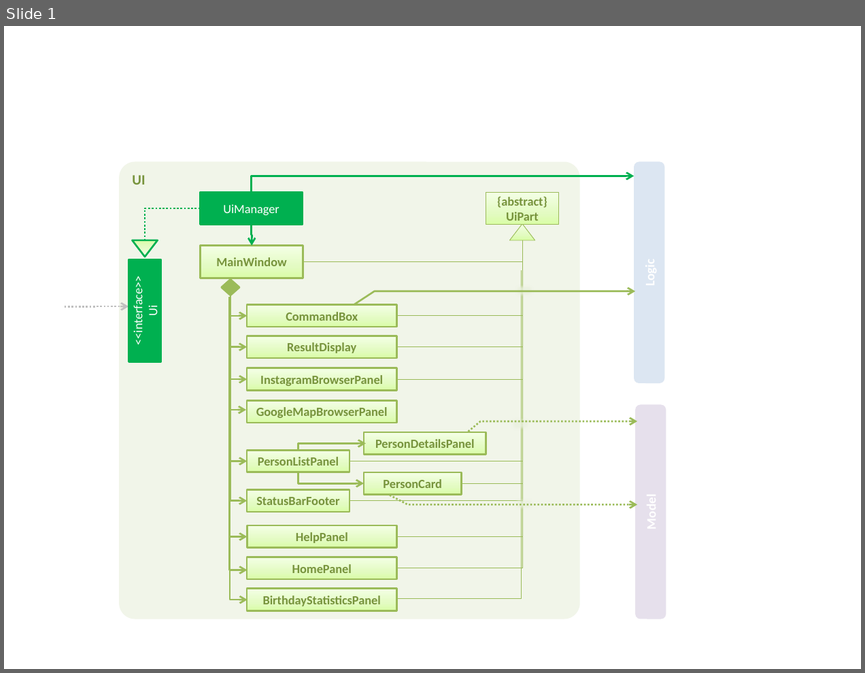
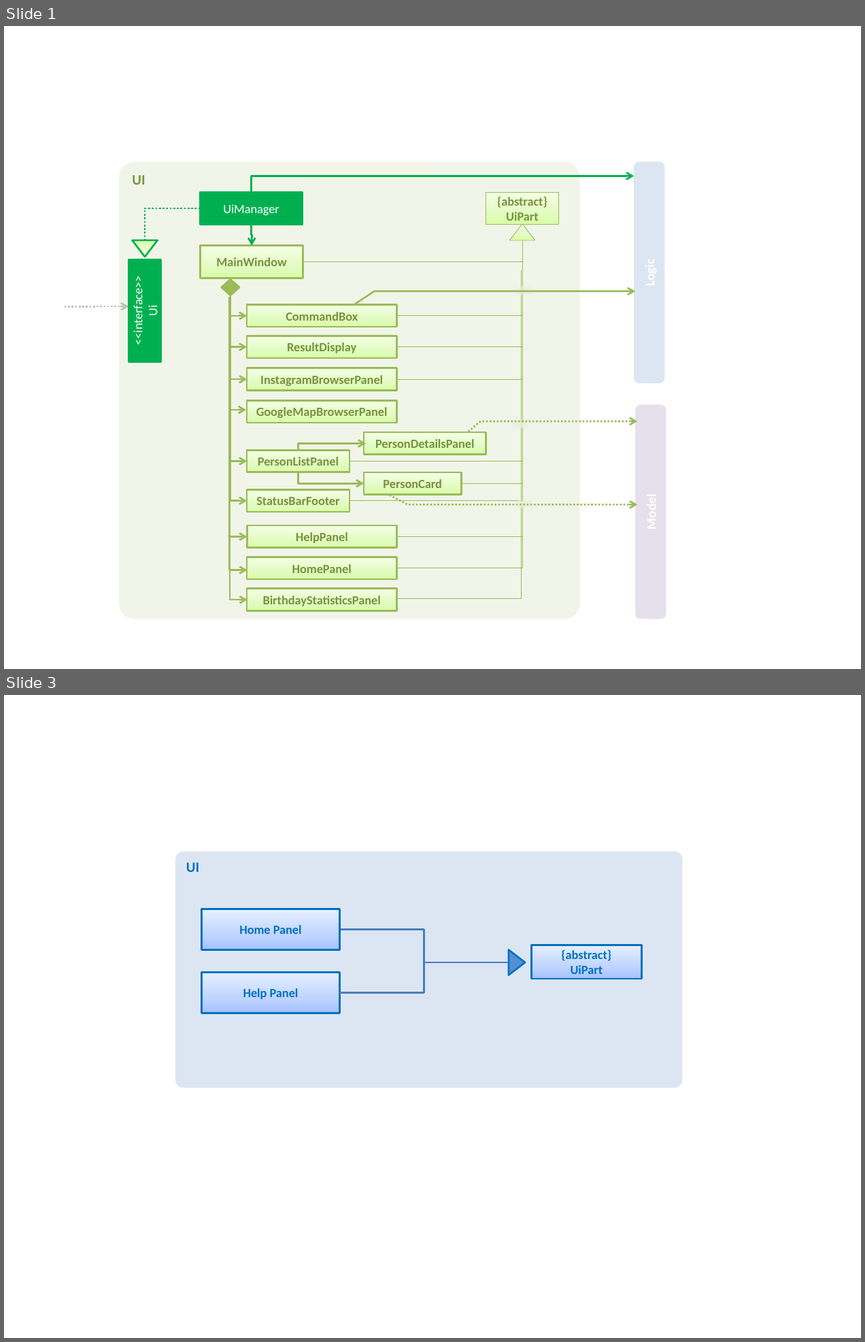
Before and after one commit to pwenzhe/addressbook-level4, a slide deck: docs/diagrams/UiComponentClassDiagram.pptx. Shown one above the other, each under a label of ours: slide 1 before the commit, slides 1 and 3 after it; the slides between them are not shown. The pictures are 865x673 and 865x1342 pixels, drawn with LibreOffice and Linux fonts; fonts in the diff are those of the drawing. Boxes give left, top, right and bottom in pixels: in the first picture for what was removed or moved away, otherwise in the second. Text is boxed around its words. In the diff, an @@ line names an element or a change of style, - is before the commit and + after.

```diff
--- a/docs/diagrams/UiComponentClassDiagram.pptx
+++ b/docs/diagrams/UiComponentClassDiagram.pptx
@@ slide 3 added at (4,695,861,1338), background #FFFFFF @@
@@ rounded rectangle added at (175,851,683,1087), fill #DCE6F2, 12 pt, text #0070C0, bold @@
+UI
@@ rectangle added at (202,909,340,950), fill gradient #A4C4FF to #BFD4FF to #E6EEFF, outline #0070C0 1.5 pt, 10.5 pt, text #0070C0, bold @@
+Home Panel
@@ elbow line added from (509, 962) to (340, 929), #4B7EBC 1.5 pt @@
@@ triangle added at (509,949,526,974), fill #558ED5, outline #0070C0 1.5 pt @@
@@ rectangle added at (532,945,643,979), fill gradient #A4C4FF to #BFD4FF to #E6EEFF, outline #0070C0 1.5 pt, 10.5 pt, text #0070C0, bold @@
+{abstract}
+UiPart
@@ rectangle added at (202,972,340,1013), fill gradient #A4C4FF to #BFD4FF to #E6EEFF, outline #0070C0 1.5 pt, 10.5 pt, text #0070C0, bold @@
+Help Panel
@@ elbow line added from (508, 962) to (340, 992), #4B7EBC 1.5 pt @@
```
Also in this commit, not shown: 1 other slide added, 9 other files.
